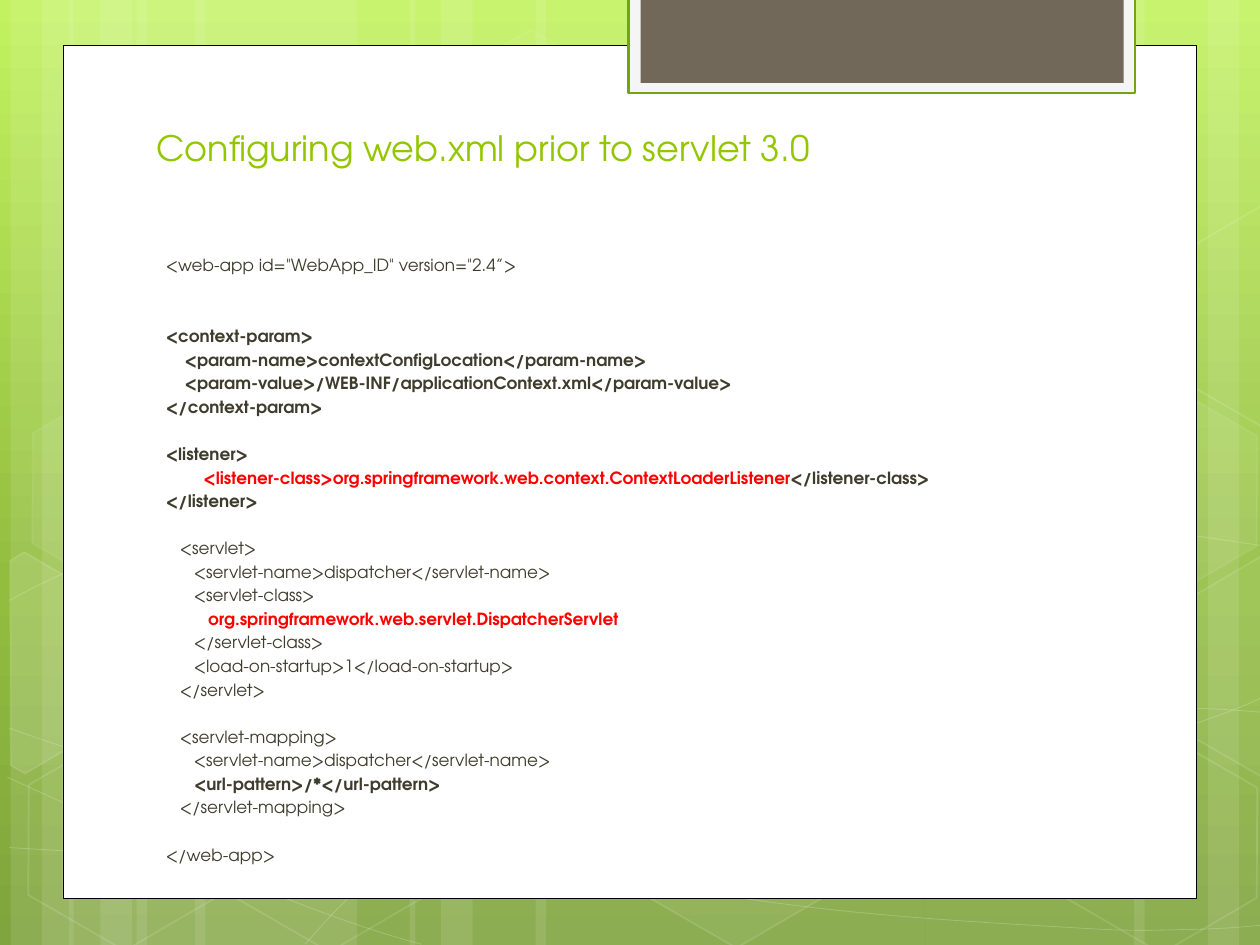
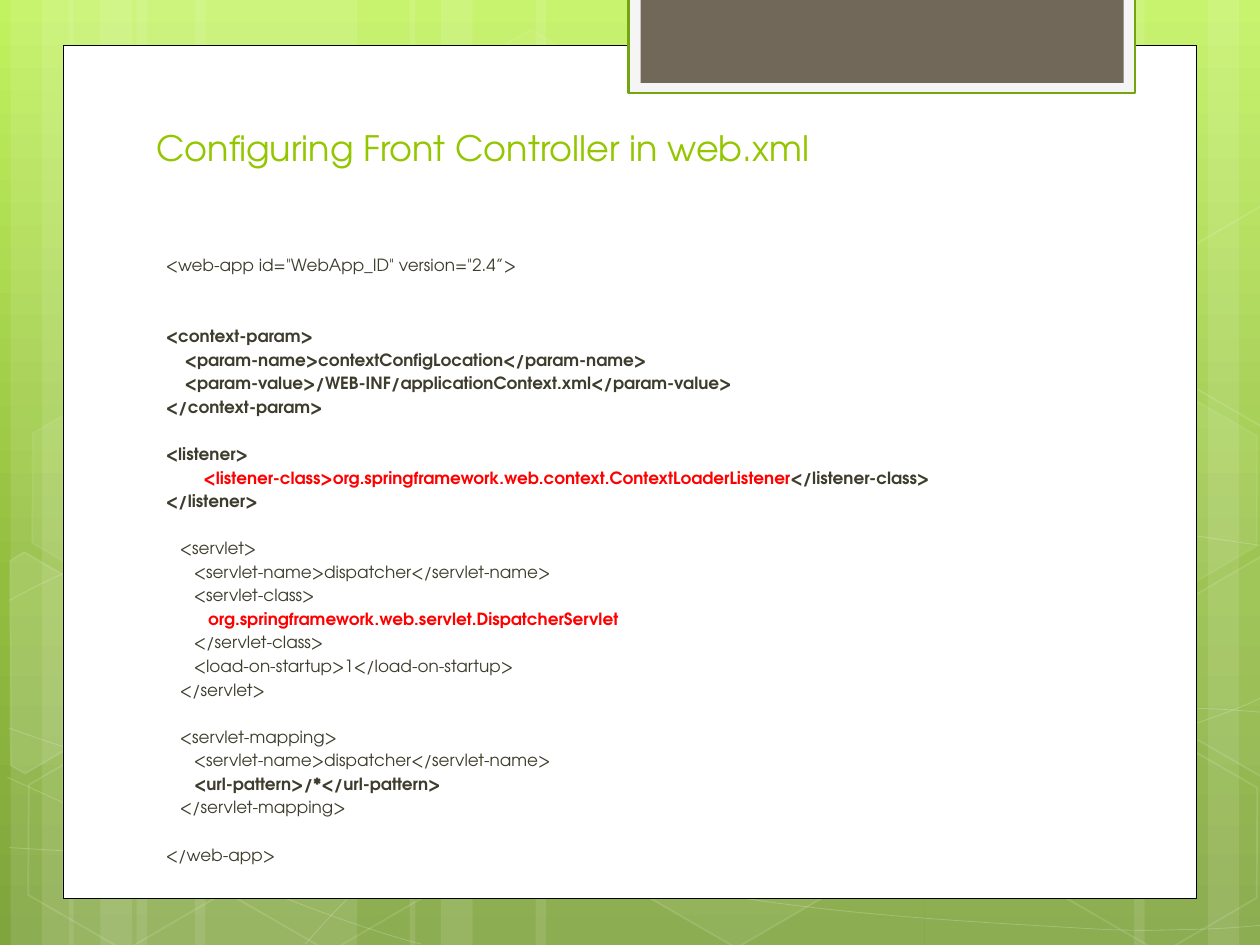
Before and after one commit to IPython-Learn/spring-web-training, a slide deck: slide 6 of SpringWebTraining.pptx (slide 4 before the commit). Drawn at 1260x945 pixels with LibreOffice and Linux fonts; fonts in the diff are those of the drawing. Boxes give left, top, right and bottom in pixels: in the first picture for what was removed or moved away, otherwise in the second. Text is boxed around its words. In the diff, an @@ line names an element or a change of style, - is before the commit and + after.

```diff
--- a/SpringWebTraining.pptx
+++ b/SpringWebTraining.pptx
@@ title at box(156, 134, 810, 169): text changed @@
-Configuring web.xml prior to servlet 3.0
+Configuring Front Controller in web.xml
```
Also in this commit, not shown: 7 other slides changed, 5 slides added, 8 other files.
